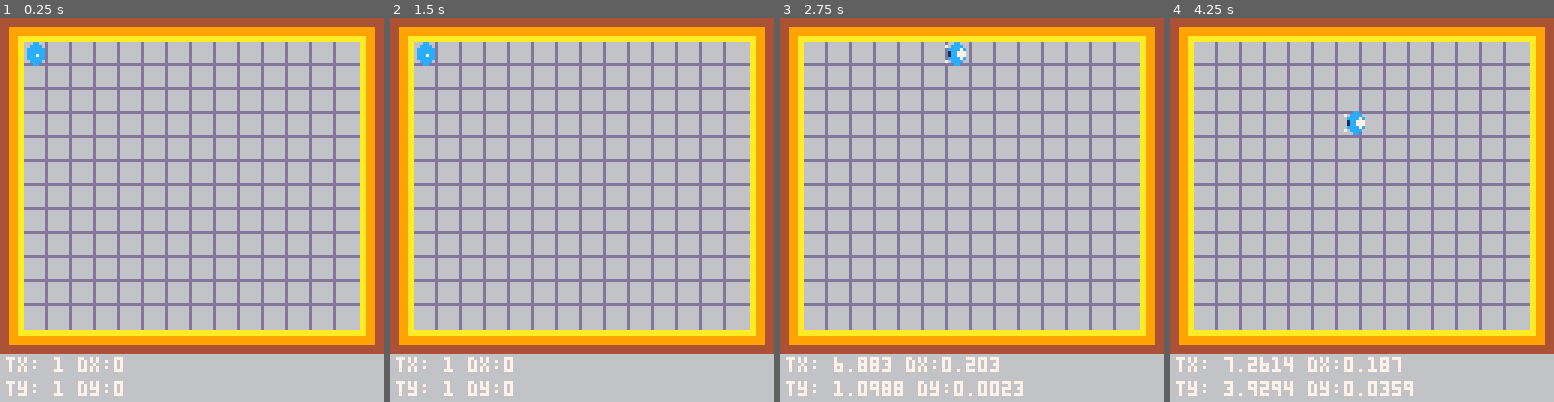
Above: before the commit, frames 1-4 (left to right).
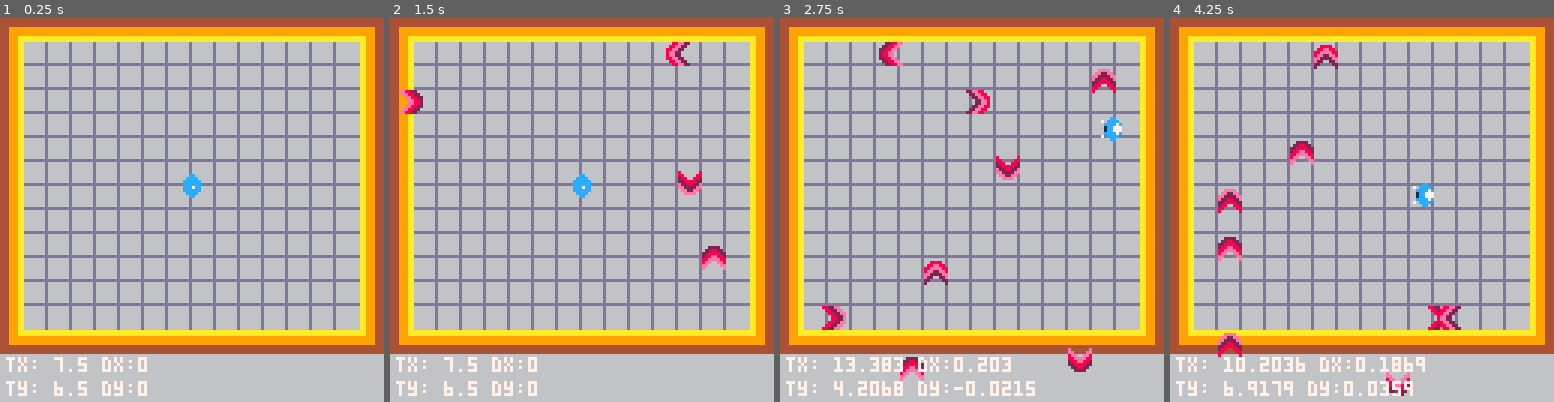
Above: after the commit, the same moments.

Repository: reorx/pico8_carts
Game: PICO-8 cartridge dodge.p8
Two runs of this game, one before a commit and one after it. Both use one fixed random seed, a clock stepped at 60 frames per second and the inputs below.
Inputs:
- Up to frame 1 (0.25 s): no input
- Up to frame 2 (1.5 s): no input
- Up to frame 3 (2.75 s): hold Right 1.6-2.1 s; hold Up 2.15-2.42 s; hold Right from 2.47 s (still down)
- Up to frame 4 (4.25 s): release Right at 3.03 s; hold Left 3.08-3.58 s; hold Down 3.63-3.97 s; hold Right from 4.02 s (still down)

The runs differ from the first frame. In frame 1, 1.1% of the frame differs, in the area x 7-53%, y 6-99%; in frame 2, 2.2%; in frame 3, 3.8%, in the area x 10-90%, y 6-99%; in frame 4, 3.5%.

Commit message:
add bullets, enhance drawing

Diff:
--- a/dodge.p8
+++ b/dodge.p8
@@ -41,8 +41,13 @@
         halfwidth = 0.5,
         halfheight = 0.5,
         spr = 0,
+        spr_w = 1,
+        spr_h = 1,
+        spr_flip_x = false,
+        spr_flip_y = false,
         frame = 0,
         frames = 7,
+        ticks_per_frame = 3,
         inertia = 0.8,
         moveunit = 0.06,
         tick = 0,
@@ -51,41 +56,55 @@
     return setmetatable(actor, self)
 end
 
+function actor_type:update()
+    self.tx += self.dx
+    self.ty += self.dy
+    if (self.tx > 16) self.tx = 16
+    if (self.ty > 16) self.ty = 16
+
+    -- frame
+    self.frame = flr(self.tick / self.ticks_per_frame) % self.frames
+    -- tick
+    self.tick += 1
+end
+
 function actor_type:draw()
     local x = self.tx * 8
     local y = self.ty * 8
-    spr(self.spr + self.frame, x, y)
+    spr(self.spr + self.frame, x, y, self.spr_w, self.spr_h, self.spr_flip_x, self.spr_flip_y)
 end
 
 cube_type = actor_type:new(0, 0)
 
-function cube_type:control()
+function cube_type:update()
     -- calculate dx, dy
     local _f = flr(self.tick / 2) % 2
     local moving = 0
     if btn(0) then
         self.dx -= self.moveunit
-        self.spr = 8 + _f
+        self.spr = 8
         moving += 1
     end
     if btn(1) then
         self.dx += self.moveunit
-        self.spr = 6 + _f
+        self.spr = 6
         moving += 1
     end
     if btn(2) then
         self.dy -= self.moveunit
-        self.spr = 10 + _f
+        self.spr = 10
         moving += 1
     end
     if btn(3) then
         self.dy += self.moveunit
-        self.spr = 4 + _f
+        self.spr = 4
         moving += 1
     end
     if moving == 0 then
-        self.spr = 16 + flr(self.tick / 5) % 4
-    end
+        self.spr = 16
+        _f = flr(self.tick / 5) % 4
+    end
+    self.frame = _f
     -- slow down double direction moving
     if moving > 1 then
         self.dx *= 0.8
@@ -112,13 +131,69 @@
     self.tick += 1
 end
 
+-- store all bullets
+bullets = {}
+bullet_spd = 0.2
+
+function new_bullet(tx, ty)
+    local b = actor_type:new(tx, ty)
+    b.spr = 32
+    b.frames = 3
+    b.ticks_per_frame = 8
+    return b
+end
+
+function random_bullet()
+    local b = new_bullet(0, 0)
+    -- get side
+    local side = flr(rnd(4))
+    if side == 0 then
+        -- left
+        b.tx = -1
+        b.ty = flr(rnd(12)) + 1
+        b.dx = bullet_spd
+    elseif side == 1 then
+        -- top
+        b.spr = 35
+        b.tx = flr(rnd(12)) + 1
+        b.ty = -1
+        b.dy = bullet_spd
+        b.spr_flip_y = true
+    elseif side == 2 then
+        -- right
+        b.tx = 15
+        b.ty = flr(rnd(13)) + 1
+        b.dx = -bullet_spd
+        b.spr_flip_x = true
+    elseif side == 3 then
+        -- bottom
+        b.spr = 35
+        b.tx = flr(rnd(13)) + 1
+        b.ty = 15
+        b.dy = -bullet_spd
+    end
+    return b
+end
+
+function move_bullet(b)
+    b:update()
+    if b.tx == 16 or b.ty == 16 then
+        del(bullets, b)
+    end
+end
+
 function _init()
-    cube = cube_type:new(1, 1)
+    cube = cube_type:new(7.5, 6.5)
     cube.spr = 2
 end
 
 function _update()
-    cube:control()
+    cube:update()
+
+    if (cube.tick / 10) % 1 == 0 then
+        add(bullets, random_bullet())
+    end
+    foreach(bullets, move_bullet)
 end
 
 function _draw()
@@ -126,6 +201,10 @@
     rectfill(0,0,127,127,6)
     map(0,0,0,0,16,14)
     cube:draw()
+
+    for k, b in pairs(bullets) do
+        b:draw()
+    end
     debug()
 end
 
@@ -158,14 +237,14 @@
 0cccccc00cccccc00cccccc00cccccc0000000000000000000000000000000000000000000000000000000000000000000000000000000000000000000000000
 00cccc0000cccc0000cccc0000cccc00000000000000000000000000000000000000000000000000000000000000000000000000000000000000000000000000
 000cc000000cc000000cc000000cc000000000000000000000000000000000000000000000000000000000000000000000000000000000000000000000000000
-ee8822008822ee0022ee880000000000000000000000000000000000000000000000000000000000000000000000000000000000000000000000000000000000
-0ee8822008822ee0022ee88000000000000000000000000000000000000000000000000000000000000000000000000000000000000000000000000000000000
-00ee8822008822ee0022ee8800000000000000000000000000000000000000000000000000000000000000000000000000000000000000000000000000000000
-000ee8820008822e00022ee800000000000000000000000000000000000000000000000000000000000000000000000000000000000000000000000000000000
-000ee8820008822e00022ee800000000000000000000000000000000000000000000000000000000000000000000000000000000000000000000000000000000
-00ee8822008822ee0022ee8800000000000000000000000000000000000000000000000000000000000000000000000000000000000000000000000000000000
-0ee8822008822ee0022ee88000000000000000000000000000000000000000000000000000000000000000000000000000000000000000000000000000000000
-ee8822008822ee0022ee880000000000000000000000000000000000000000000000000000000000000000000000000000000000000000000000000000000000
+ee8822008822ee0022ee88000022220000eeee000088880000000000000000000000000000000000000000000000000000000000000000000000000000000000
+0ee8822008822ee0022ee880022882200ee22ee0088ee88000000000000000000000000000000000000000000000000000000000000000000000000000000000
+00ee8822008822ee0022ee8822888822ee2222ee88eeee8800000000000000000000000000000000000000000000000000000000000000000000000000000000
+000ee8820008822e00022ee8288ee882e228822e8ee22ee800000000000000000000000000000000000000000000000000000000000000000000000000000000
+000ee8820008822e00022ee888eeee8822888822ee2222ee00000000000000000000000000000000000000000000000000000000000000000000000000000000
+00ee8822008822ee0022ee888ee00ee828800882e220022e00000000000000000000000000000000000000000000000000000000000000000000000000000000
+0ee8822008822ee0022ee880ee0000ee880000882200002200000000000000000000000000000000000000000000000000000000000000000000000000000000
+ee8822008822ee0022ee8800e000000e800000082000000200000000000000000000000000000000000000000000000000000000000000000000000000000000
 444999aaaa99944444444444aaaaaaaa44444444444999aa44444444aa9994440000000000000000000000000000000000000000000000000000000d0000000d
 444999aaaa99944444444444aaaaaaaa44444444444999aa44444444aa9994440000000000000000000000000000000000000000000000000000000d0000000d
 444999aaaa9994444444444499999999444444444449999944444444999994440000000000000000000000000000000000000000000000000000000d0000000d
